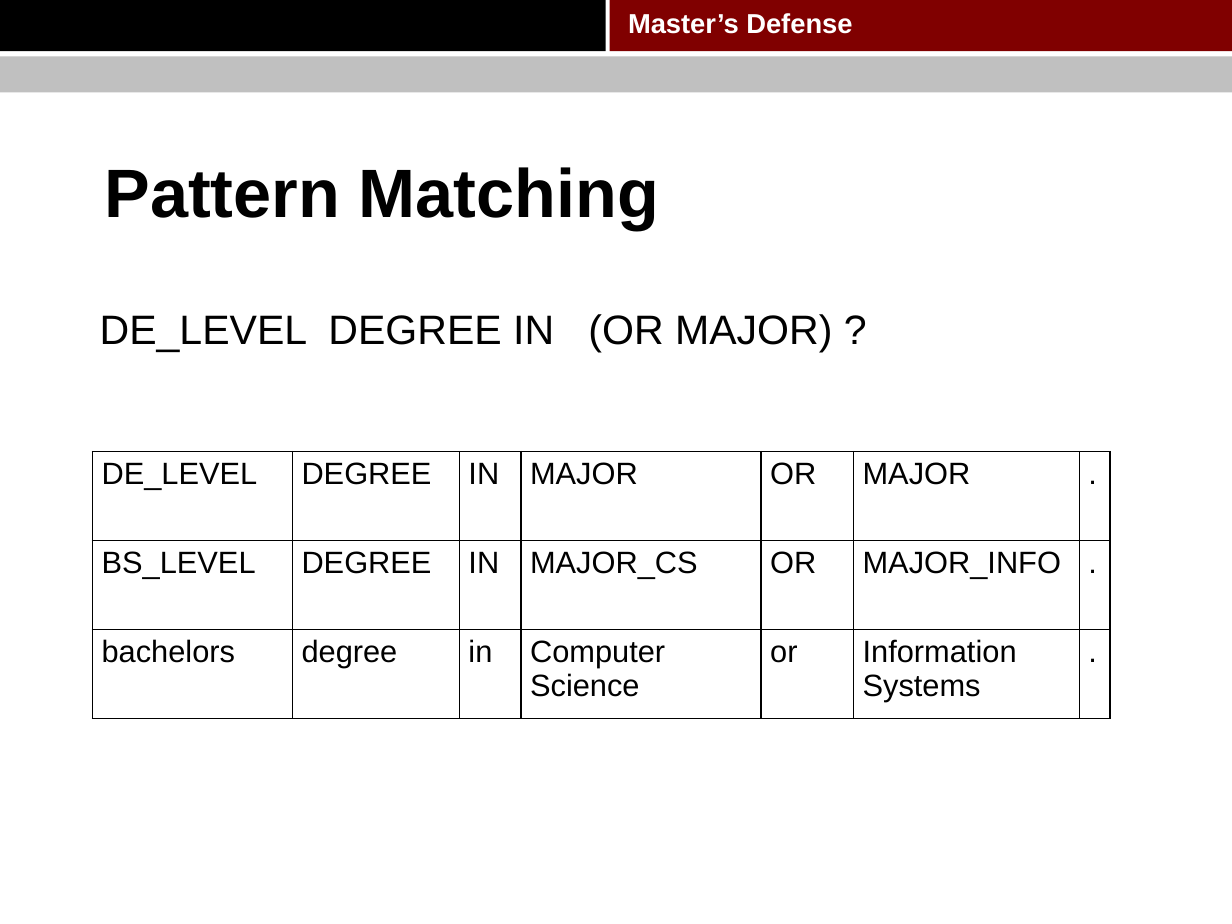
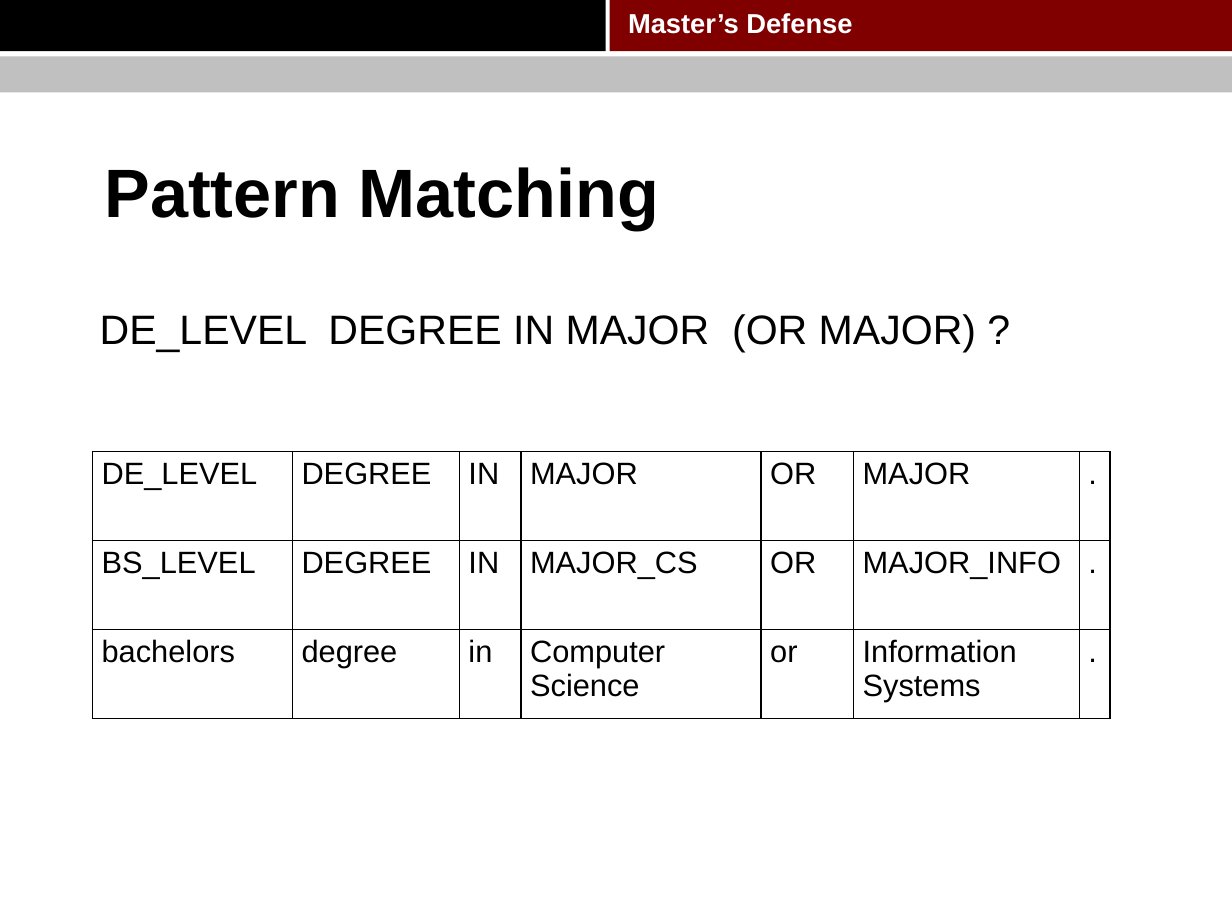
Before and after one commit to pkushiqiang/thesis, a slide deck: slide 32 of media/Master's thesis.pptx (slide 31 before the commit). Drawn at 1232x924 pixels with LibreOffice and Linux fonts; fonts in the diff are those of the drawing; background and template pictures are left out. Boxes give left, top, right and bottom in pixels: in the first picture for what was removed or moved away, otherwise in the second. Text is boxed around its words. In the diff, an @@ line names an element or a change of style, - is before the commit and + after.

```diff
--- a/media/Master's thesis.pptx
+++ b/media/Master's thesis.pptx
@@ text at box(100, 314, 976, 353): text changed @@
-DE_LEVEL DEGREE IN (OR MAJOR) ?
+DE_LEVEL DEGREE IN MAJOR (OR MAJOR) ?
```
Also in this commit, not shown: 9 other slides changed, 1 slide added, 1 slide removed.
